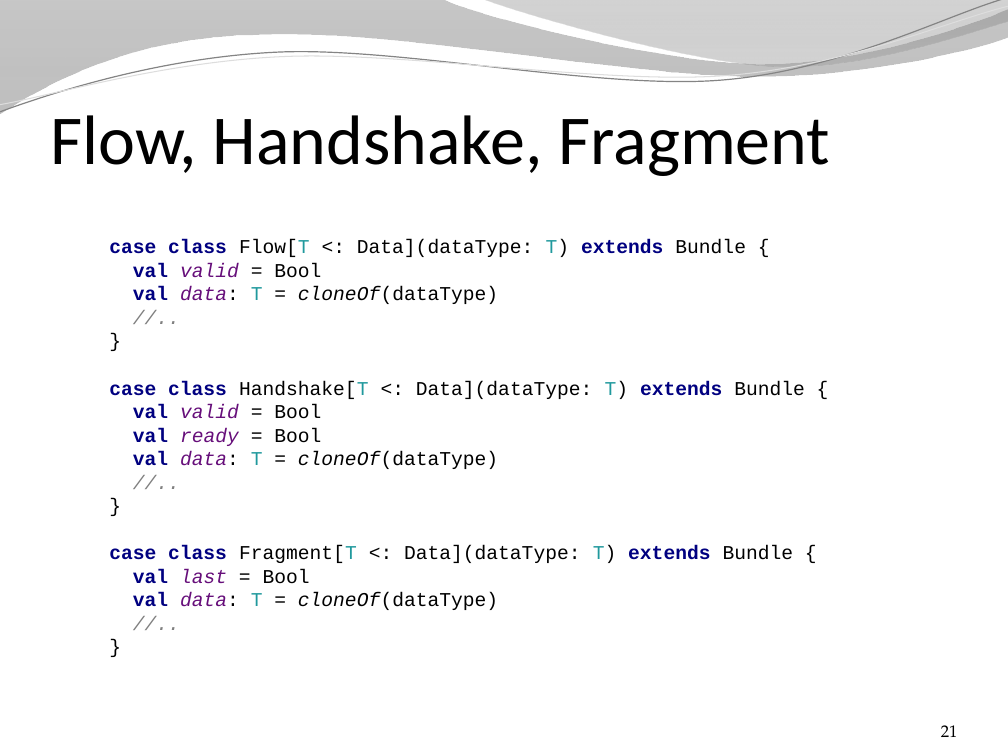
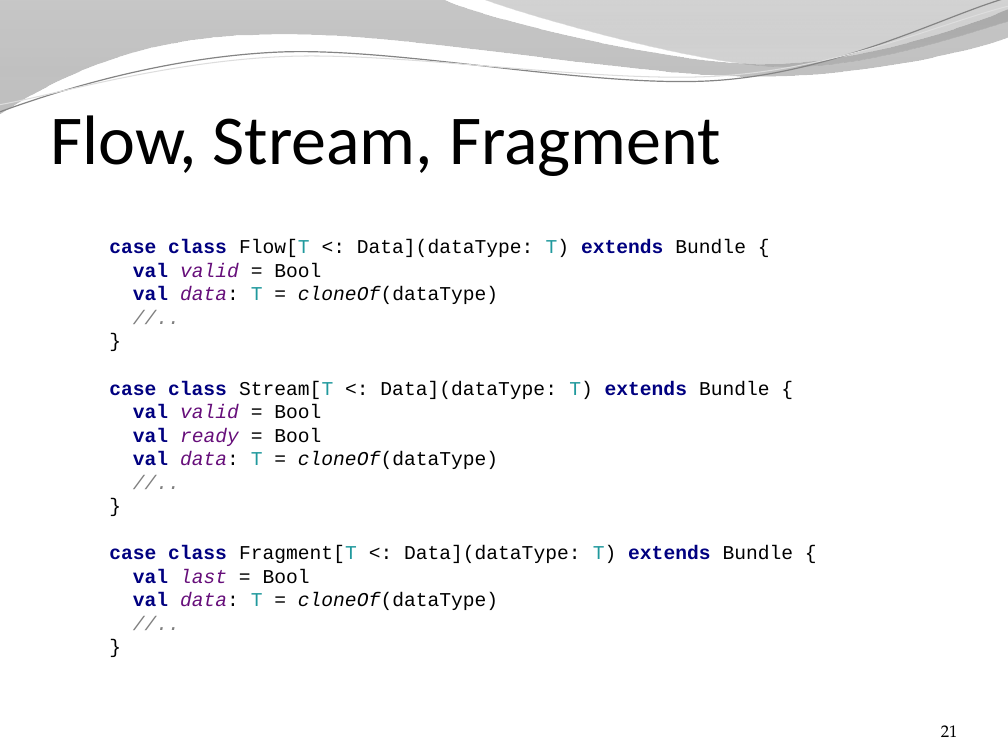
Before and after one commit to SpinalHDL/SpinalDoc, a slide deck: slide 21 of presentation/en/presentation.pptx. Drawn at 1008x756 pixels with LibreOffice and Linux fonts; fonts in the diff are those of the drawing; background and template pictures are left out. Boxes give left, top, right and bottom in pixels: in the first picture for what was removed or moved away, otherwise in the second. Text is boxed around its words. In the diff, an @@ line names an element or a change of style, - is before the commit and + after.

Commit message:
Rename Handhshake into Stream

```diff
--- a/presentation/en/presentation.pptx
+++ b/presentation/en/presentation.pptx
@@ title at bbox=[50, 115, 721, 176]: text changed @@
-Flow, Handshake, Fragment
+Flow, Stream, Fragment
@@ text at bbox=[109, 240, 794, 610]: text changed @@
-case class Flow[T <: Data](dataType: T) extends Bundle {
-val valid = Bool
-val data: T = cloneOf(dataType)
-//..
-}
-case class Handshake[T <: Data](dataType: T) extends Bundle {
-val valid = Bool
-val ready = Bool
-val data: T = cloneOf(dataType)
-//..
-}
-case class Fragment[T <: Data](dataType: T) extends Bundle {
-val last = Bool
-val data: T = cloneOf(dataType)
-//..
-}
+case class Flow[T <: Data](dataType: T) extends Bundle {
+val valid = Bool
+val data: T = cloneOf(dataType)
+//..
+}
+case class Stream[T <: Data](dataType: T) extends Bundle {
+val valid = Bool
+val ready = Bool
+val data: T = cloneOf(dataType)
+//..
+}
+case class Fragment[T <: Data](dataType: T) extends Bundle {
+val last = Bool
+val data: T = cloneOf(dataType)
+//..
+}
```
Also in this commit, not shown: 3 other slides changed, 1 other file.
